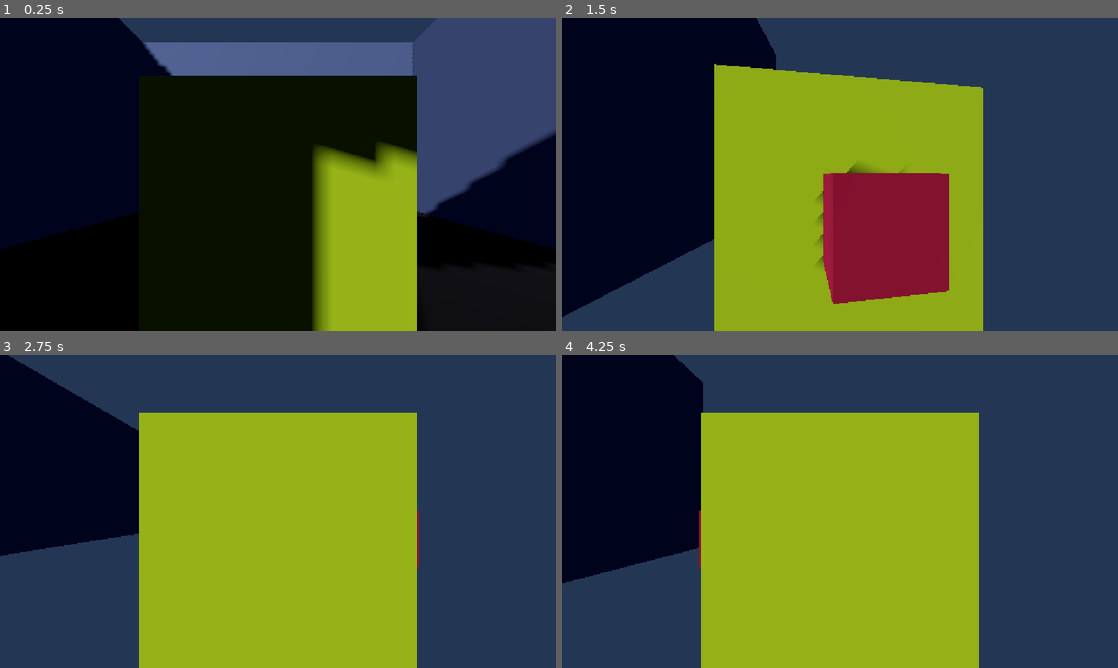
Above: before the commit, frames 1-4 (two rows, left to right).
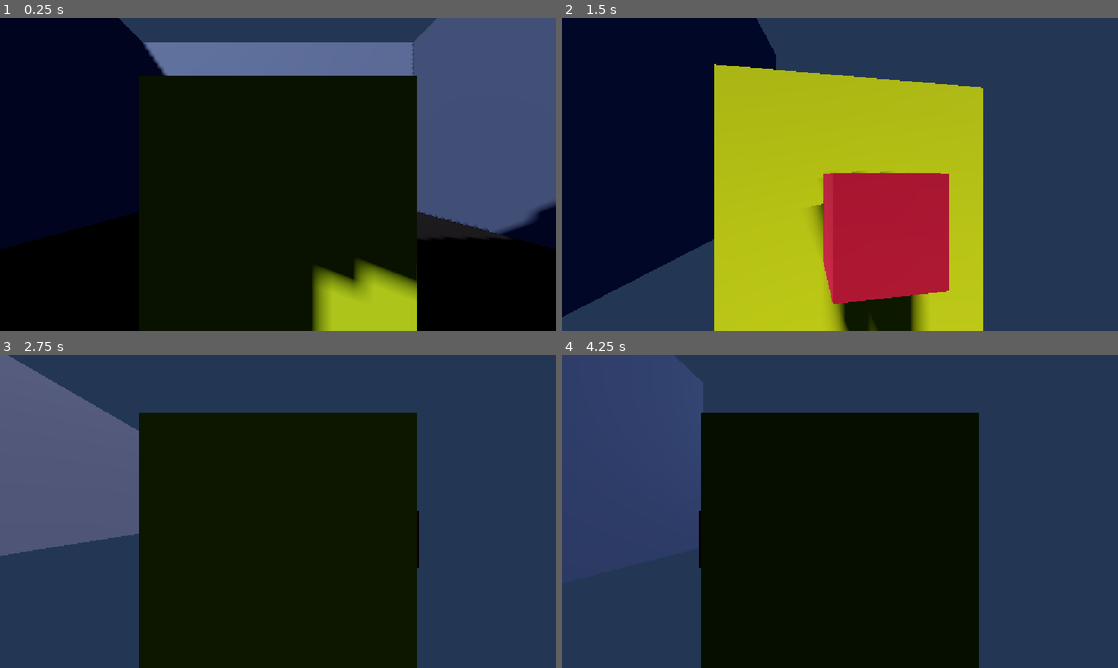
Above: after the commit, the same moments.

Repository: Panteve/Casa_abandonada_videojuego
Game: Godot game, scene res://zonaA/zona_a.tscn
Two runs of this game, one before a commit and one after it. Both use one fixed random seed, a clock stepped at 60 frames per second and the inputs below.
Inputs:
- Up to frame 1 (0.25 s): no input
- Up to frame 2 (1.5 s): hold D 0.53-1.28 s; hold E 0.53-1.28 s; hold S from 1.28 s (still down); tap E at 1.35 s
- Up to frame 3 (2.75 s): release S at 2.03 s; hold D from 2.03 s (still down); hold E from 2.03 s (still down)
- Up to frame 4 (4.25 s): release D at 2.78 s; release E at 2.78 s; hold W 2.78-3.53 s; tap E at 2.85 s; hold A from 3.53 s (still down); hold E from 3.53 s (still down)

The runs differ from the first frame. In frame 1, 13% of the frame differs, in the area x 26-100%, y 8-88%; in frame 2, 39%; in frame 3, 53%; in frame 4, 57%, in the area x 0-75%, y 0-100%.

Commit message:
Tarea A nivel 2: Aviso de noche

Diff:
--- a/sistema_sol.gd
+++ b/sistema_sol.gd
@@ -19,6 +19,10 @@
 	aplicar_hora()
 	era_noche = CicloDia.factor_sol(ciclo.hora) <= 0.0
 
+	cambio_noche.connect(func(n):
+		print("noche: ", n, " a las ", snappedf(ciclo.hora, 0.1))
+	)
+
 func _process(delta: float) -> void:
 	ciclo.avanzar(delta)
 	aplicar_hora()
--- a/zonaA/zona_a.tscn
+++ b/zonaA/zona_a.tscn
@@ -107,6 +107,8 @@
 
 [node name="CicloDia" type="Node" parent="SistemaSol" unique_id=1344737503]
 script = ExtResource("2_c7mlr")
+duracion_dia = 12.0
+pausado = false
 
 [node name="Jugador" type="CharacterBody3D" parent="." unique_id=47889504]
 script = ExtResource("1_rwx75")
